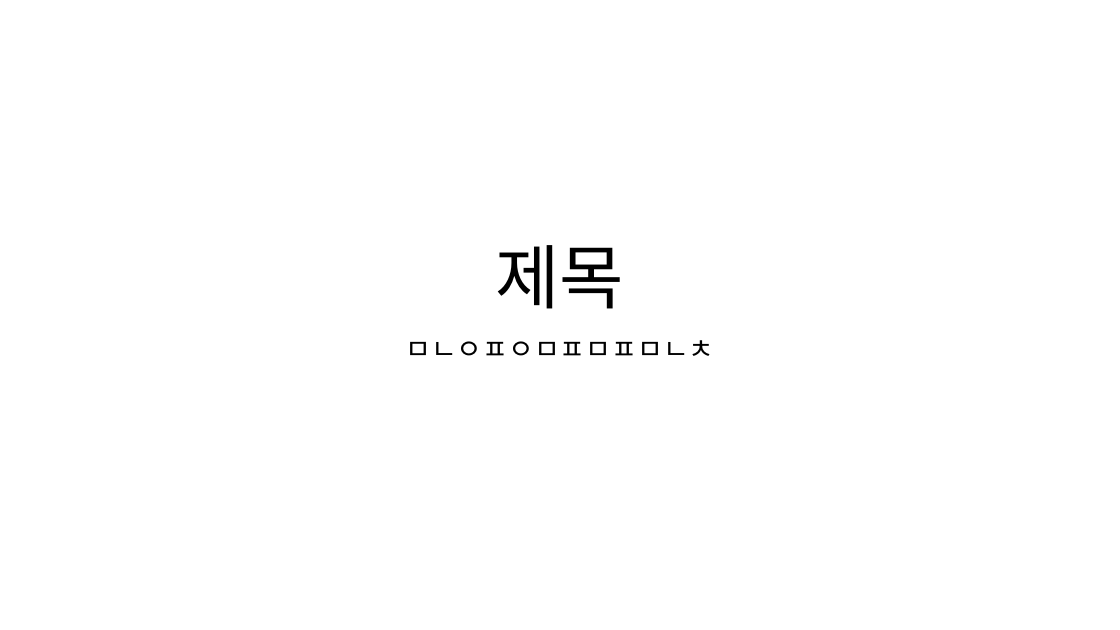
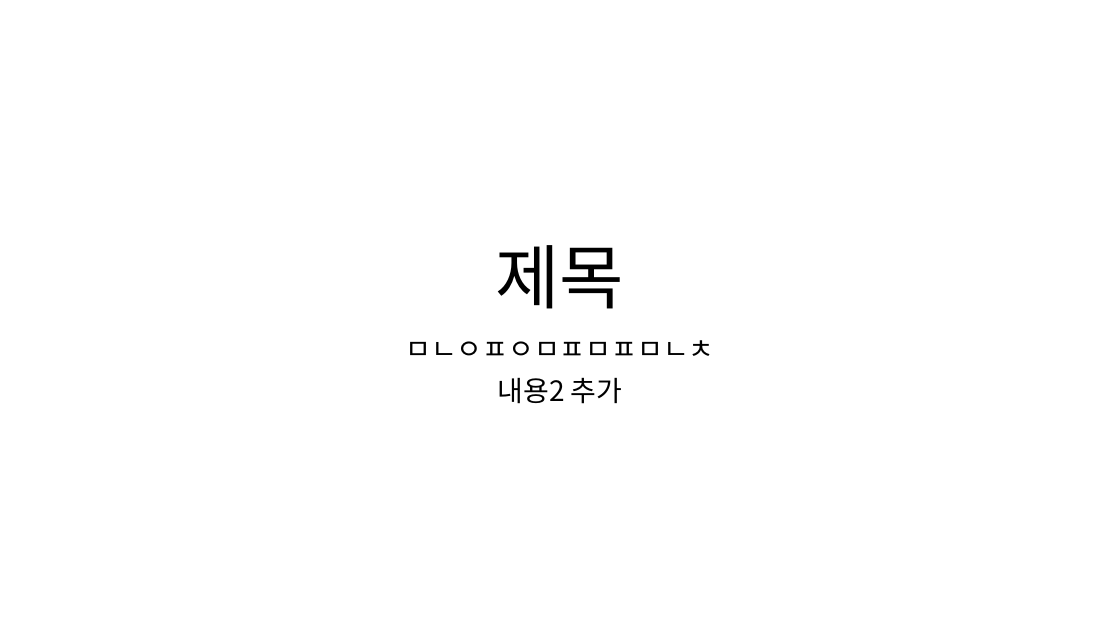
Before and after one commit to vocalyun88/opentutorials_git_vocalyun88, a slide deck: slide 1 of 제목.pptx. Drawn at 1120x630 pixels with LibreOffice and Linux fonts; fonts in the diff are those of the drawing. Boxes give left, top, right and bottom in pixels: in the first picture for what was removed or moved away, otherwise in the second. Text is boxed around its words. In the diff, an @@ line names an element or a change of style, - is before the commit and + after.

Commit message:
내용 2 추가

```diff
--- a/제목.pptx
+++ b/제목.pptx
@@ subtitle at (498, 377, 623, 404): paragraph added @@
+내용2 추가
```
